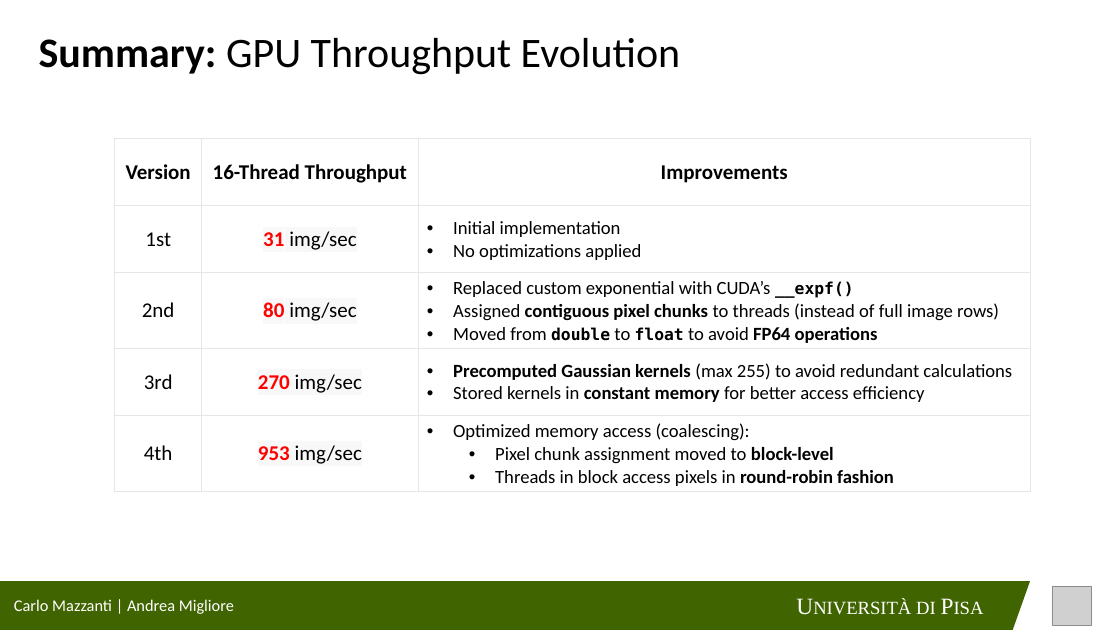
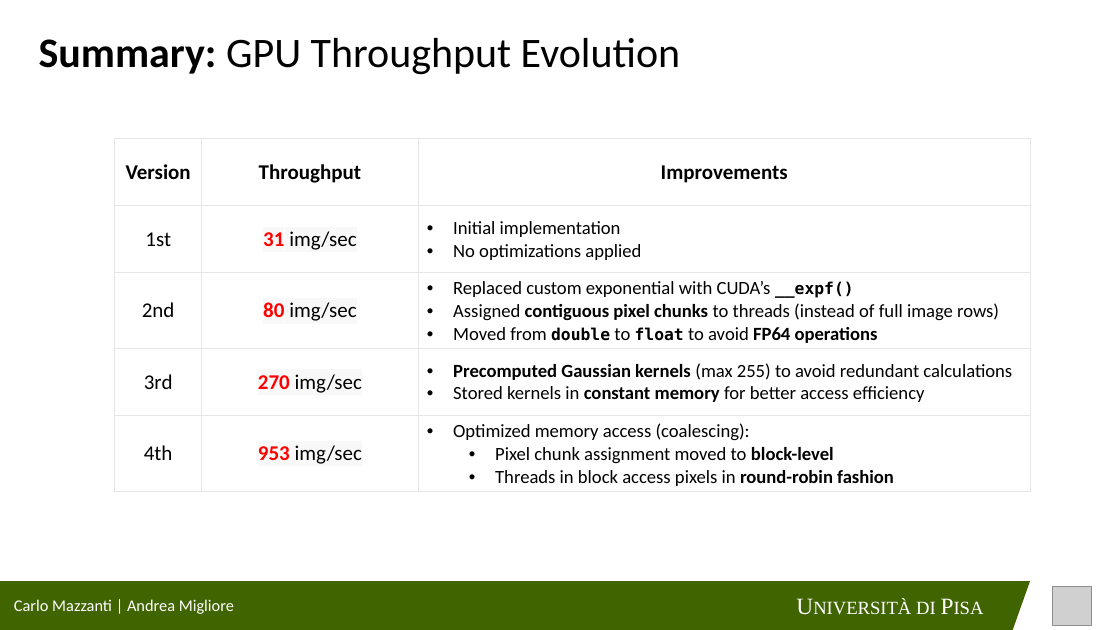
Before and after one commit to cmsilen/GPUBidimensionalConvolution, a slide deck: slide 47 of BidimensionalConvolution_GPU.pptx (slide 44 before the commit). Drawn at 1120x630 pixels with LibreOffice and Linux fonts; fonts in the diff are those of the drawing; grey boxes stand for pictures. Boxes give left, top, right and bottom in pixels: in the first picture for what was removed or moved away, otherwise in the second. Text is boxed around its words. In the diff, an @@ line names an element or a change of style, - is before the commit and + after.

```diff
--- a/BidimensionalConvolution_GPU.pptx
+++ b/BidimensionalConvolution_GPU.pptx
@@ table at box(115, 139, 1030, 492) @@
-row 1, column 2: 16-Thread Throughput
+row 1, column 2: Throughput
```
Also in this commit, not shown: 5 other slides changed, 3 slides added.
